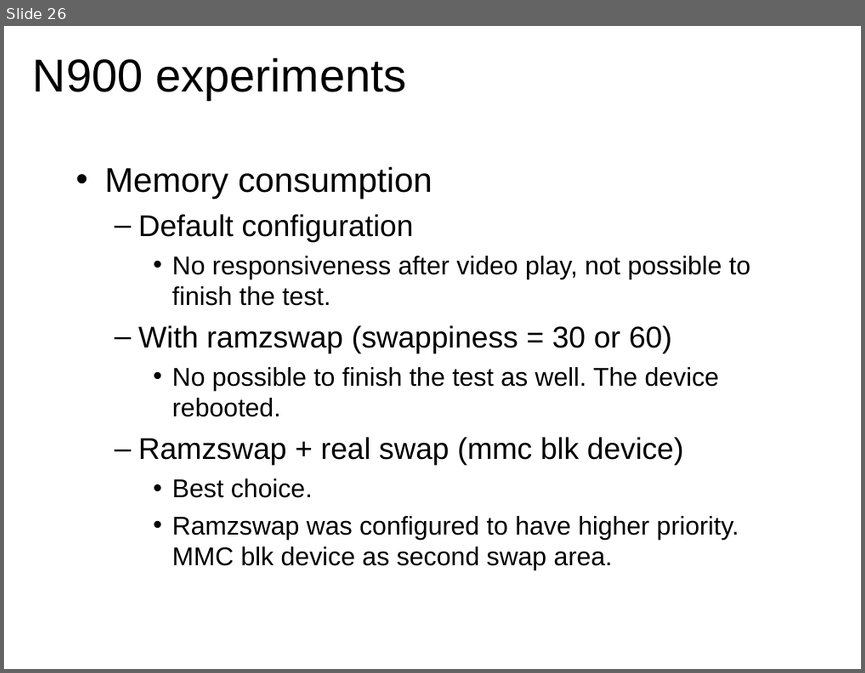
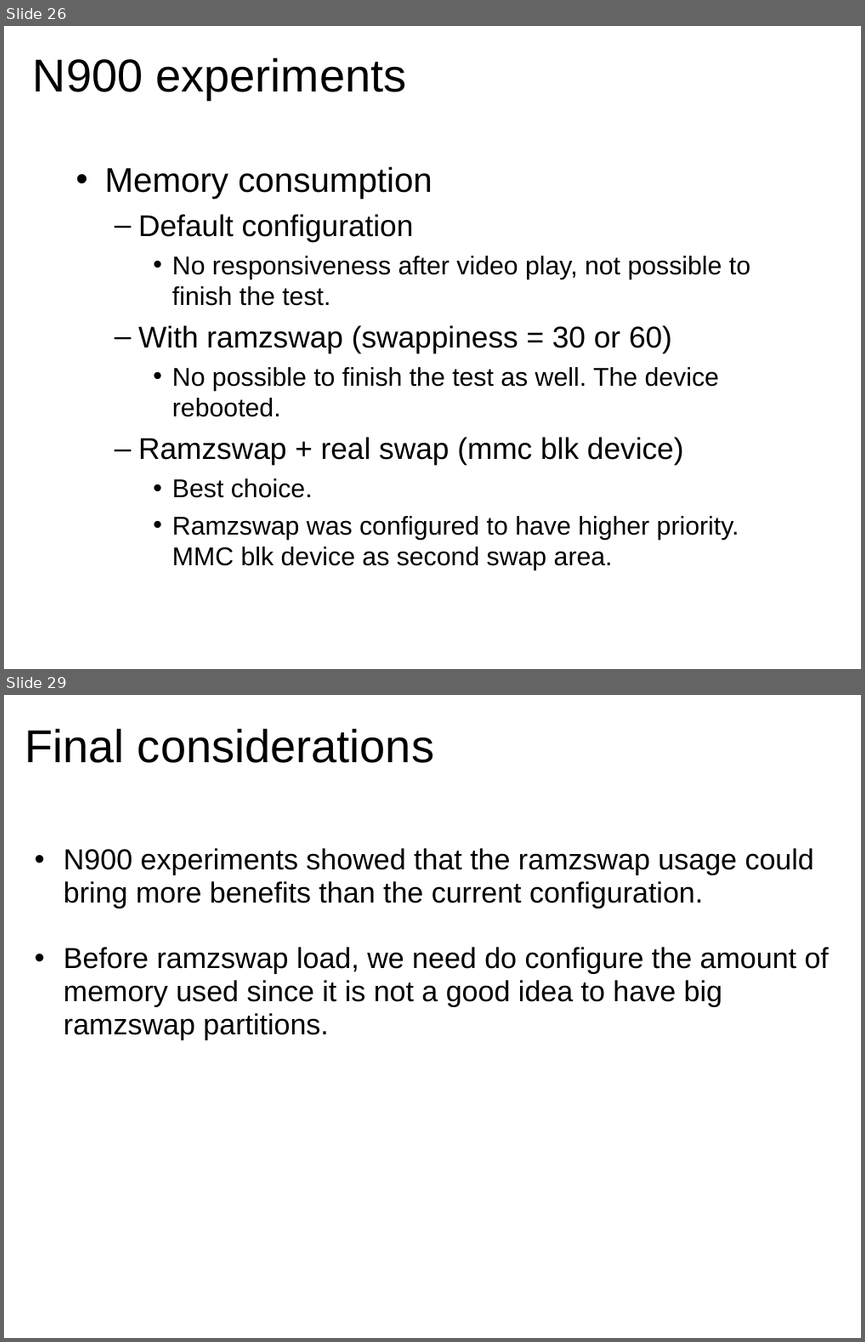
Before and after one commit to briglia/LinuxCon2011, a slide deck: linuxcon2011.odp. Shown one above the other, each under a label of ours: slide 26 before the commit, slides 26 and 29 after it; the slides between them are not shown. The pictures are 865x673 and 865x1342 pixels, drawn with LibreOffice and Linux fonts; fonts in the diff are those of the drawing. Boxes give left, top, right and bottom in pixels: in the first picture for what was removed or moved away, otherwise in the second. Text is boxed around its words. In the diff, an @@ line names an element or a change of style, - is before the commit and + after.

```diff
--- a/linuxcon2011.odp
+++ b/linuxcon2011.odp
@@ slide 29 added at (x1=4, y1=695, x2=861, y2=1338), background #FFFFFF @@
@@ title added at (x1=25, y1=728, x2=434, y2=763), 43 pt, text #000000 @@
+Final considerations
@@ text added at (x1=64, y1=848, x2=828, y2=1040), 27 pt, text #000000 @@
+  • N900 experiments showed that the ramzswap usage could bring more benefits than the current configuration.
+  • Before ramzswap load, we need do configure the amount of memory used since it is not a good idea to have big ramzswap partitions.
```
Also in this commit, not shown: 3 slides changed, 4 other slides added, 1 slide removed.
